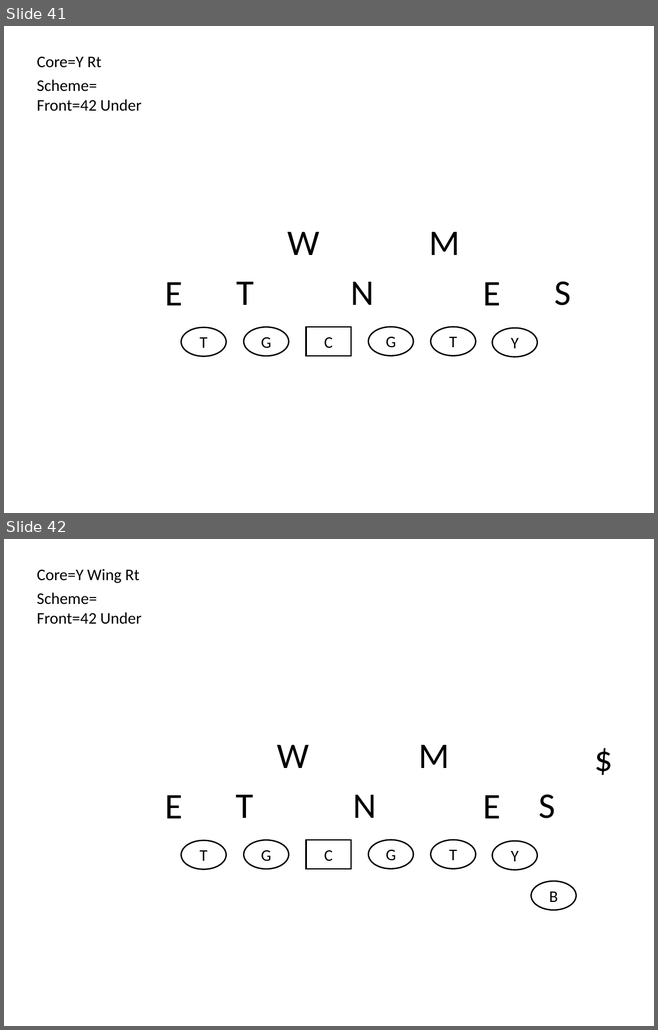
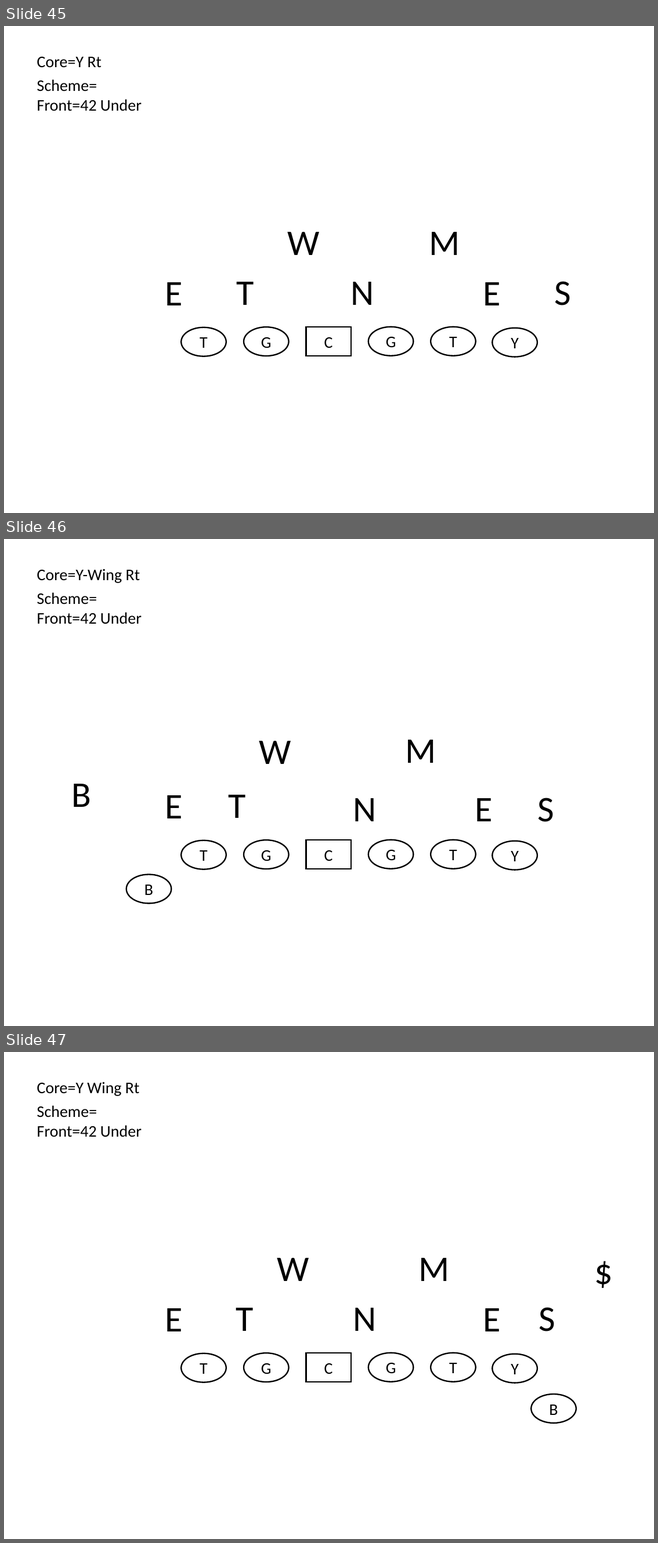
Before and after one commit to Aceplace/VBAScoutCard, a slide deck: CoreTemplates/core_fronts.pptx. Shown one above the other, each under a label of ours: slides 41 and 42 before the commit, slides 45, 46 and 47 after it. The pictures are 658x1030 and 658x1543 pixels, drawn with LibreOffice and Linux fonts; fonts in the diff are those of the drawing. Boxes give left, top, right and bottom in pixels: in the first picture for what was removed or moved away, otherwise in the second. Text is boxed around its words. In the diff, an @@ line names an element or a change of style, - is before the commit and + after.

```diff
--- a/CoreTemplates/core_fronts.pptx
+++ b/CoreTemplates/core_fronts.pptx
@@ slide 46 added at bbox=[4, 539, 654, 1026], background #FFFFFF @@
@@ text added at bbox=[37, 569, 140, 583], 18 pt, text #000000 @@
+Core=Y-Wing Rt
@@ text added at bbox=[37, 592, 97, 605], 18 pt, text #000000 @@
+Scheme=
@@ text added at bbox=[37, 612, 141, 624], 18 pt, text #000000 @@
+Front=42 Under
@@ text added at bbox=[259, 741, 291, 764], 40 pt, text #000000 @@
+W
@@ text added at bbox=[405, 740, 436, 763], 40 pt, text #000000 @@
+M
@@ text added at bbox=[71, 784, 91, 807], 40 pt, text #000000 @@
+B
@@ text added at bbox=[165, 795, 182, 819], 40 pt, text #000000 @@
+E
@@ text added at bbox=[228, 795, 245, 818], 40 pt, text #000000 @@
+T
@@ text added at bbox=[353, 798, 376, 821], 40 pt, text #000000 @@
+N
@@ text added at bbox=[475, 798, 492, 821], 40 pt, text #000000 @@
+E
@@ text added at bbox=[537, 798, 554, 822], 40 pt, text #000000 @@
+S
@@ ellipse added at bbox=[181, 841, 226, 870], fill #FFFFFF, outline #000000 1.5 pt, 18 pt, text #000000 @@
+T
@@ ellipse added at bbox=[244, 841, 289, 870], fill #FFFFFF, outline #000000 1.5 pt, 18 pt, text #000000 @@
+G
@@ rectangle added at bbox=[306, 841, 351, 870], fill #FFFFFF, outline #000000 1.5 pt, 18 pt, text #000000 @@
+C
@@ ellipse added at bbox=[368, 840, 413, 869], fill #FFFFFF, outline #000000 1.5 pt, 18 pt, text #000000 @@
+G
@@ ellipse added at bbox=[430, 840, 475, 869], fill #FFFFFF, outline #000000 1.5 pt, 18 pt, text #000000 @@
+T
@@ ellipse added at bbox=[492, 841, 536, 870], fill #FFFFFF, outline #000000 1.5 pt, 18 pt, text #000000 @@
+Y
@@ ellipse added at bbox=[126, 875, 171, 904], fill #FFFFFF, outline #000000 1.5 pt, 18 pt, text #000000 @@
+B
@@ what was slide 41 is now slide 45 @@
@@ what was slide 42 is now slide 47 @@
```
Also in this commit, not shown: 4 other slides added, 11 other files.
